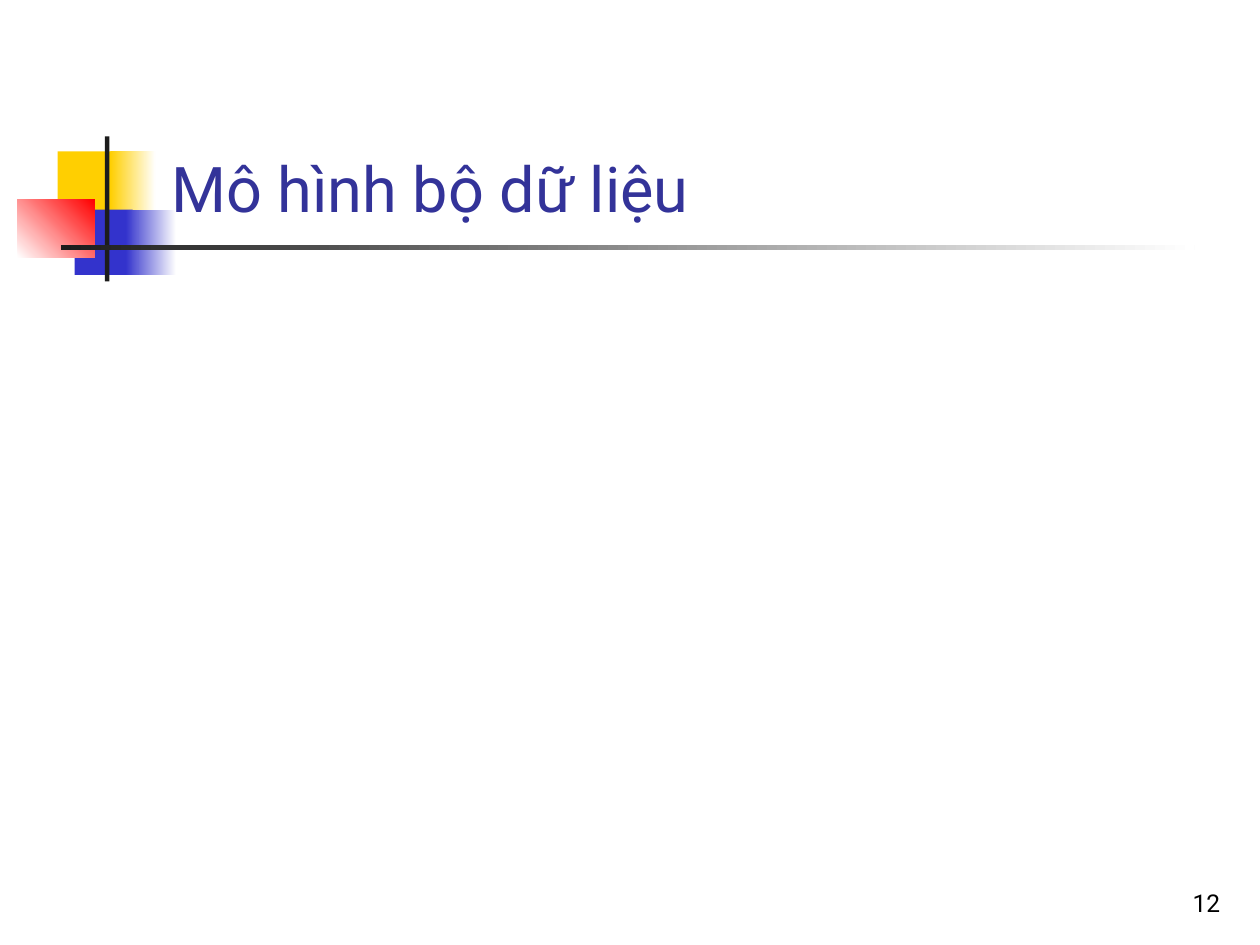
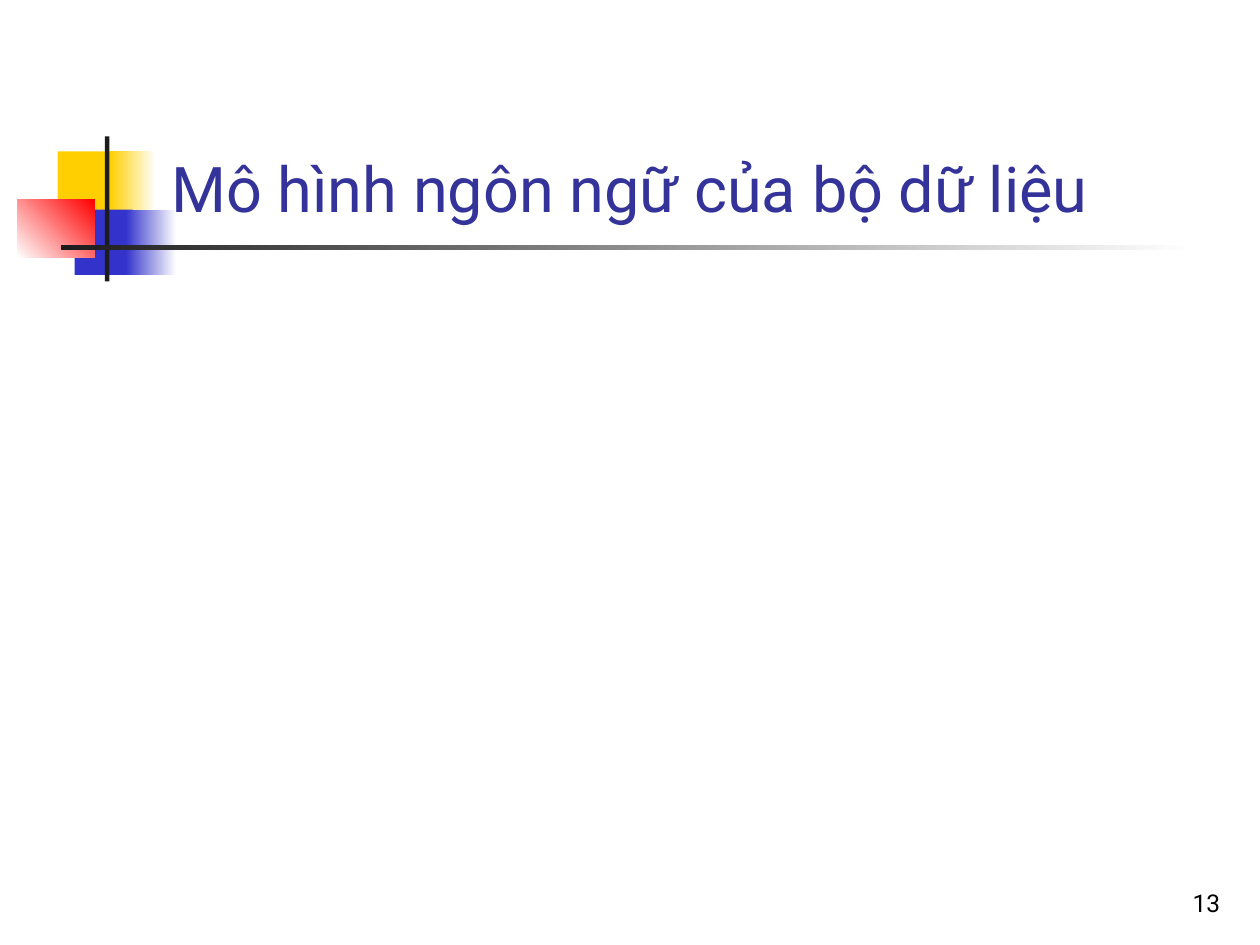
Before and after one commit to bangoc/IT4853, a slide deck: slide 13 of Bài 6 Mô hình ngôn ngữ.pptx (slide 12 before the commit). Drawn at 1260x945 pixels with LibreOffice and Linux fonts; fonts in the diff are those of the drawing; grey boxes stand for pictures. Boxes give left, top, right and bottom in pixels: in the first picture for what was removed or moved away, otherwise in the second. Text is boxed around its words. In the diff, an @@ line names an element or a change of style, - is before the commit and + after.

```diff
--- a/Bài 6 Mô hình ngôn ngữ.pptx
+++ b/Bài 6 Mô hình ngôn ngữ.pptx
@@ title at <box>171,160,1088,225</box>: text changed @@
-Mô hình bộ dữ liệu
+Mô hình ngôn ngữ của bộ dữ liệu
@@ page number at <box>1193,894,1221,913</box>: text changed @@
-12
+13
```
Also in this commit, not shown: 9 other slides changed, 1 slide added.
